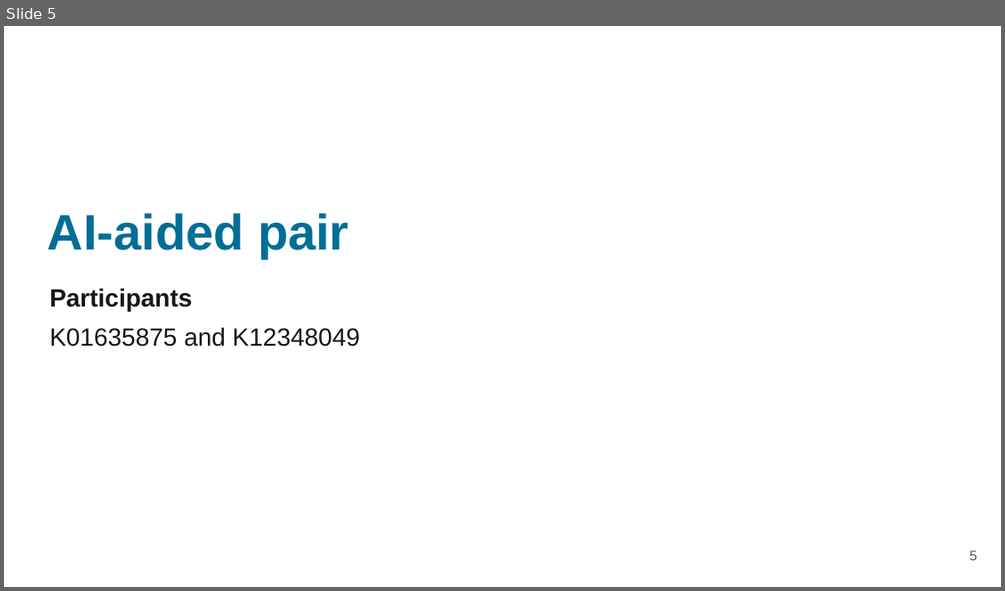
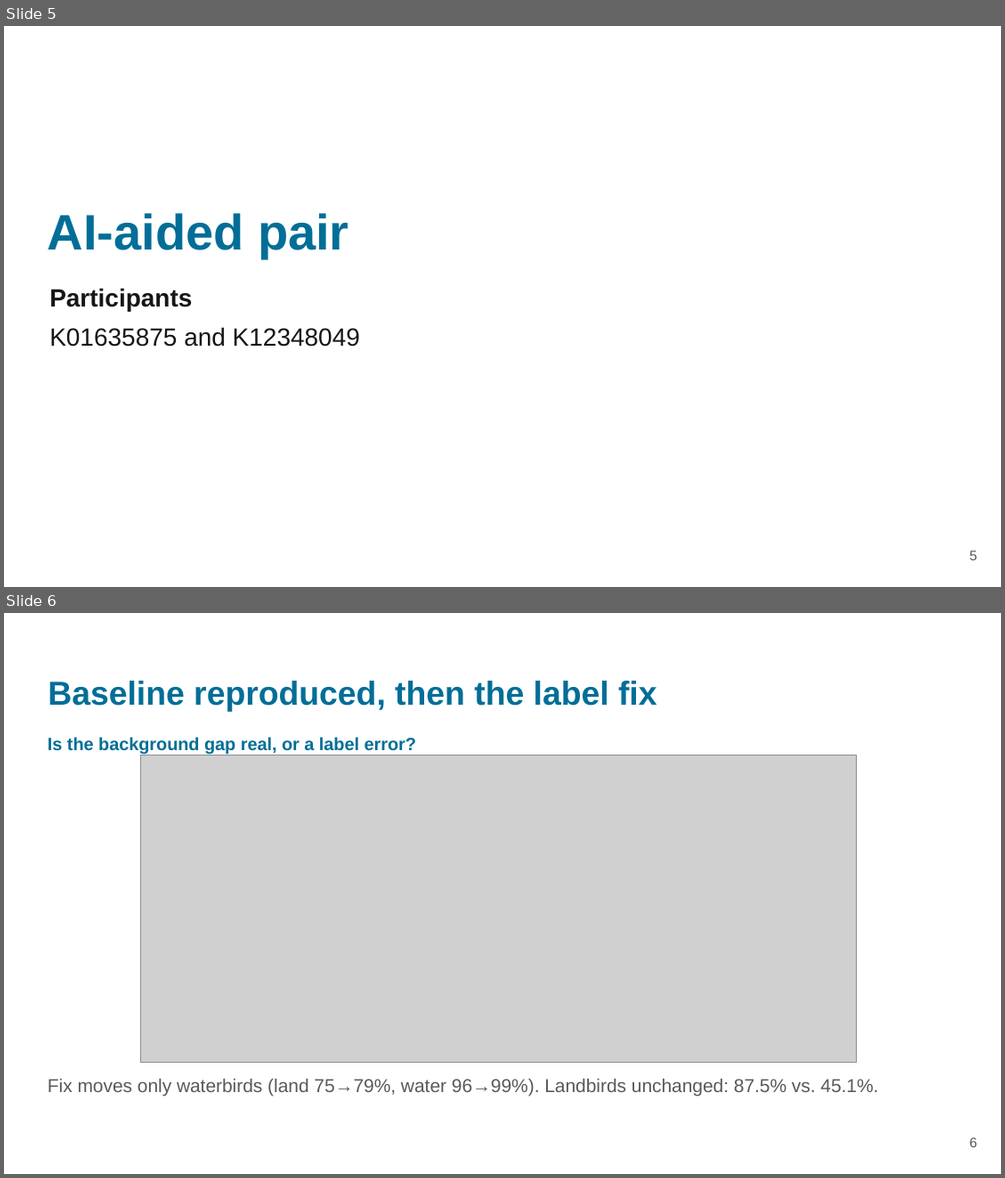
Before and after one commit to ffirani/jku-ai-visualization, a slide deck: Phase_1/Presentation/Waterbirds Phase I - JKU Prediction Shift.pptx. Shown one above the other, each under a label of ours: slide 5 before the commit, slides 5 and 6 after it. The pictures are 1005x591 and 1005x1178 pixels, drawn with LibreOffice and Linux fonts; fonts in the diff are those of the drawing; grey boxes stand for pictures; background and template pictures are left out. Boxes give left, top, right and bottom in pixels: in the first picture for what was removed or moved away, otherwise in the second. Text is boxed around its words. In the diff, an @@ line names an element or a change of style, - is before the commit and + after.

```diff
--- a/Phase_1/Presentation/Waterbirds Phase I - JKU Prediction Shift.pptx
+++ b/Phase_1/Presentation/Waterbirds Phase I - JKU Prediction Shift.pptx
@@ slide 6 added at [4, 613, 1001, 1174], background #FFFFFF @@
@@ title added at [48, 681, 657, 711], 24 pt, text #026E97, bold @@
+Baseline reproduced, then the label fix
@@ text added at [48, 737, 416, 754], 12.8 pt, text #026E97, bold @@
+Is the background gap real, or a label error?
@@ picture added at [140, 755, 857, 1062] @@
@@ text added at [48, 1078, 878, 1095], 13.5 pt, text #595959 @@
+Fix moves only waterbirds (land 75→79%, water 96→99%). Landbirds unchanged: 87.5% vs. 45.1%.
@@ text added at [970, 1137, 978, 1147], 10 pt, text #595959 @@
+6
```
Also in this commit, not shown: 3 other slides added, 2 other files.
